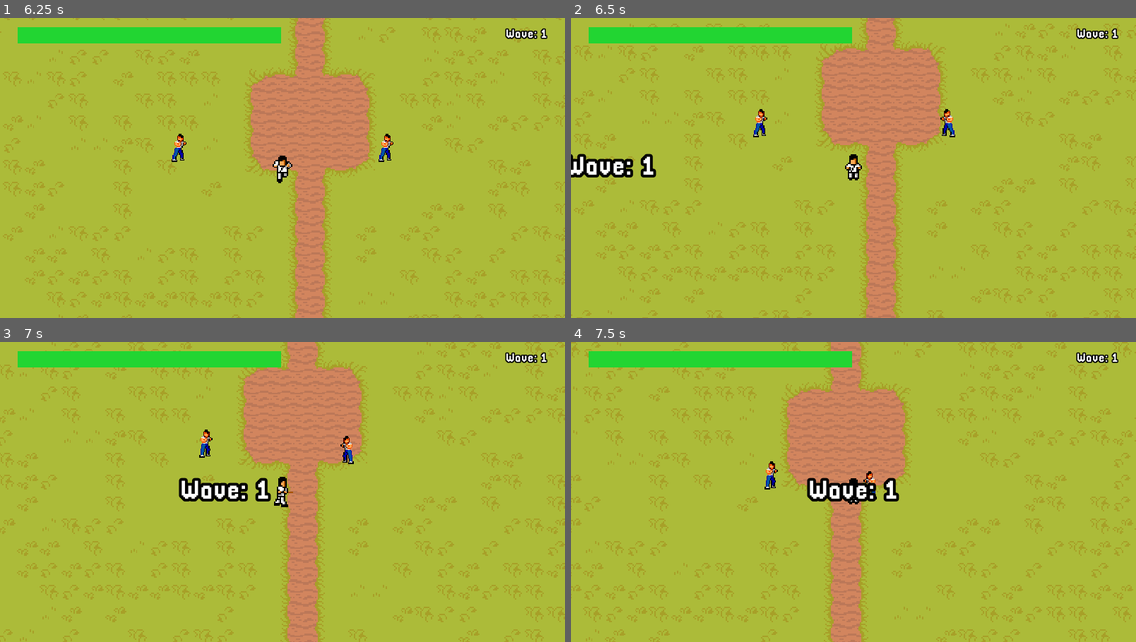
Above: before the commit, frames 1-4 (two rows, left to right).
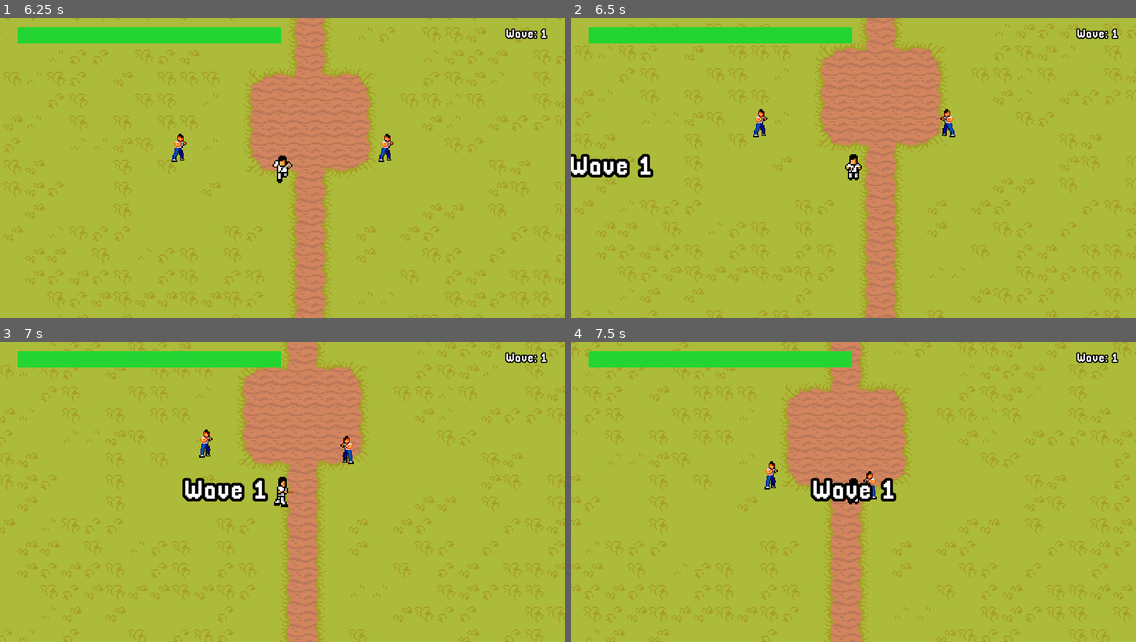
Above: after the commit, the same moments.

Repository: MysteryCoder456/KungFitGame
Game: Godot game, scene res://src/scenes/MainMenu.tscn
Two runs of this game, one before a commit and one after it. Both use one fixed random seed, a clock stepped at 60 frames per second and the inputs below.
Inputs (mouse positions are in pixels of both pictures, inside the frame that each line leads up to):
- Up to frame 1 (6.25 s): click "Play" at 0.5 s; move the mouse to (406, 153) at 1.27 s; hold D (move_right) 1.28-2.03 s; hold P (kick_attack) 1.28-2.03 s; click (406, 153) at 1.42 s; move the mouse to (169, 183) at 2.02 s; hold S (move_down) 2.03-2.78 s; tap O (stick_attack) at 2.1, 3.6, 5.1 s; move the mouse to (339, 102) at 2.77 s; hold D (move_right) 2.78-3.53 s; hold P (kick_attack) 2.78-3.53 s; move the mouse to (254, 228) at 3.52 s; hold W (move_up) 3.53-4.28 s; click (254, 228) at 3.67 s; move the mouse to (452, 213) at 4.27 s; hold P (kick_attack) 4.28-5.03 s; hold A (move_left) 4.28-5.78 s; move the mouse to (113, 123) at 5.02 s; move the mouse to (310, 168) at 5.77 s; hold S (move_down) from 5.78 s (still down); hold P (kick_attack) from 5.78 s (still down); click (310, 168) at 5.92 s
- Up to frame 2 (6.5 s): keep holding S (move_down); keep holding P (kick_attack)
- Up to frame 3 (7 s): move the mouse to (197, 417) at 6.52 s; release S (move_down) at 6.53 s; release P (kick_attack) at 6.53 s; hold D (move_right) from 6.53 s (still down); tap O (stick_attack) at 6.6 s
- Up to frame 4 (7.5 s): move the mouse to (977, 477) at 7.27 s; release D (move_right) at 7.28 s; hold W (move_up) from 7.28 s (still down); hold P (kick_attack) from 7.28 s (still down)

Frame 1 is identical in both runs. In frame 2, 0.7% of the frame differs, in the area x 0-16%, y 45-54%; in frame 3, 0.8%, in the area x 31-48%, y 45-54%; in frame 4, 0.8%.

Commit message:
changed text thing

Diff:
--- a/FitnessGame/src/scripts/HUD.gd
+++ b/FitnessGame/src/scripts/HUD.gd
@@ -27,7 +27,7 @@
 
 func set_wave_number(wave_num: int):
 	wave_label.text = "Wave: %s" % wave_num
-	large_wave_label.text = "Wave: %s" % wave_num
+	large_wave_label.text = "Wave %s" % wave_num
 
 
 func do_wave_animation():
